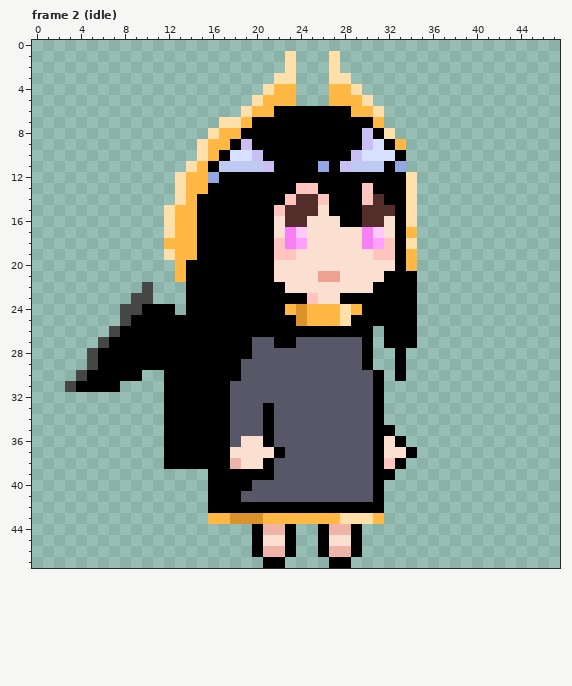
One commit to this pixel-art file: saraqael/assets/ases/saraqael.ase. Above, as it was before the edit.
48x48 pixels, 53 frames. Shown: frame 2 (idle). The commit also changed other frames, which this record leaves out.
The result:
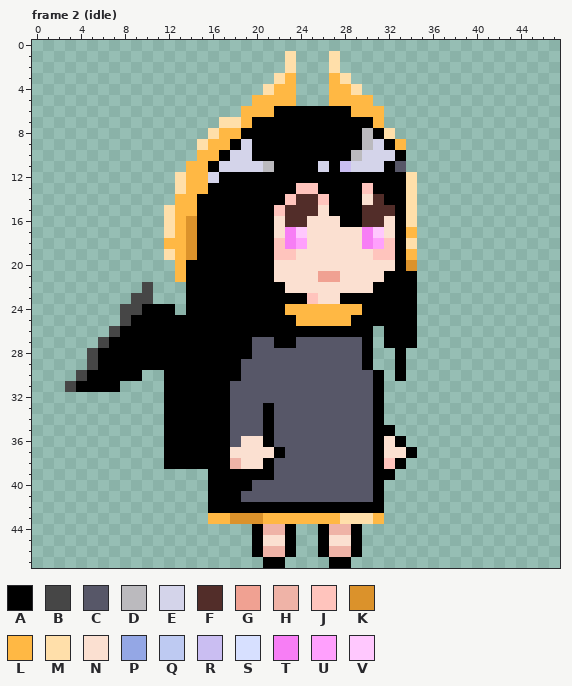
Palette (. is transparent): A #000000  B #464646  C #575768  D #bbbabe  E #d4d4ea  F #522d29  G #f0a192  H #efb3a7  J #ffc4bd  K #db922b  L #ffb844  M #ffdfaa  N #fbe0d1  P #94a7e5  Q #becaf2  R #cabef2  S #d7e0ff  T #f77ef5  U #ffa0fd  V #ffc8fe
The exact change:
layer "圖層 1" now shown
Changed rows in their new state; - is an unchanged pixel.
Frame 2 (idle), layer "圖層 1":
first column x 13:
 3 ----------L---L-------
 5 -------L---------L----
 6 ------L-----------L---
 8 -----------------D----
 9 ------E----------DE---
10 --L--EEA--------DEEE--
11 -L--EEEED----E--EEE-C-
12 ---E------------------
14 L----------------N----
16 -K--------------------
17 -K--------------------
18 -K--------------------
19 -K--------------------
20 ---------------------K
first column x 24:
24 L---L
25 L---L
Boxes around the changes in both pictures, in picture pixels (x1, y1, x2, y2):
changed: (175, 73, 406, 260)
changed: (406, 260, 417, 271)
changed: (296, 304, 351, 326)
